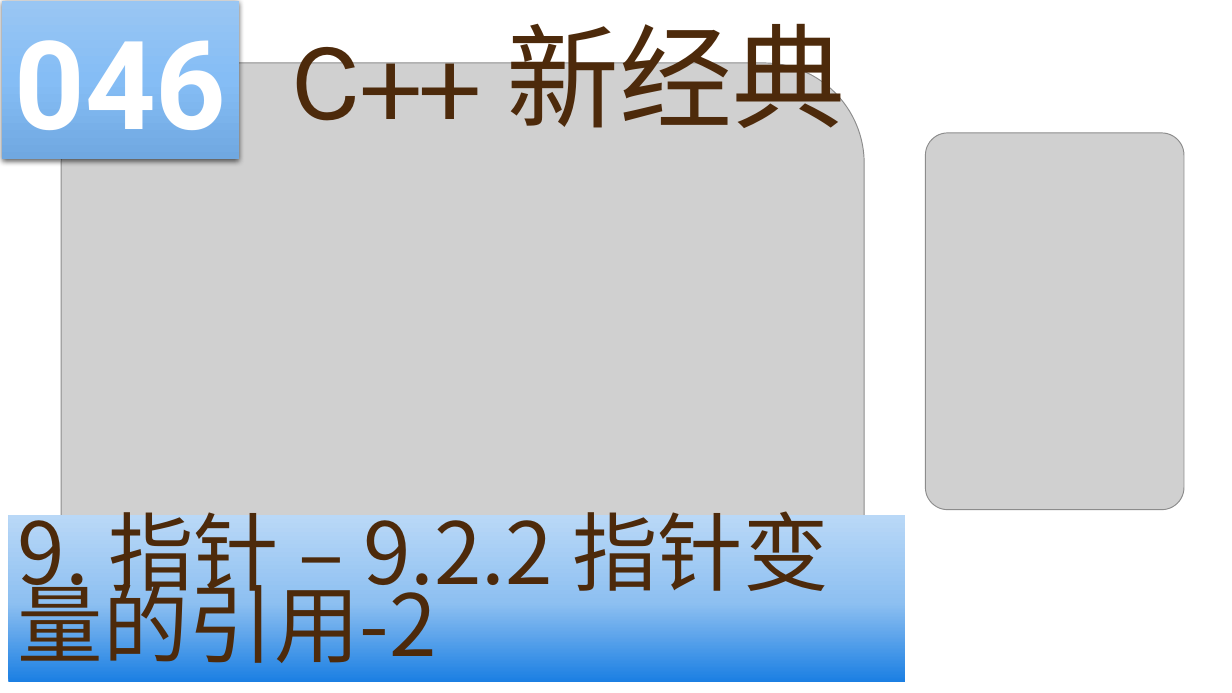
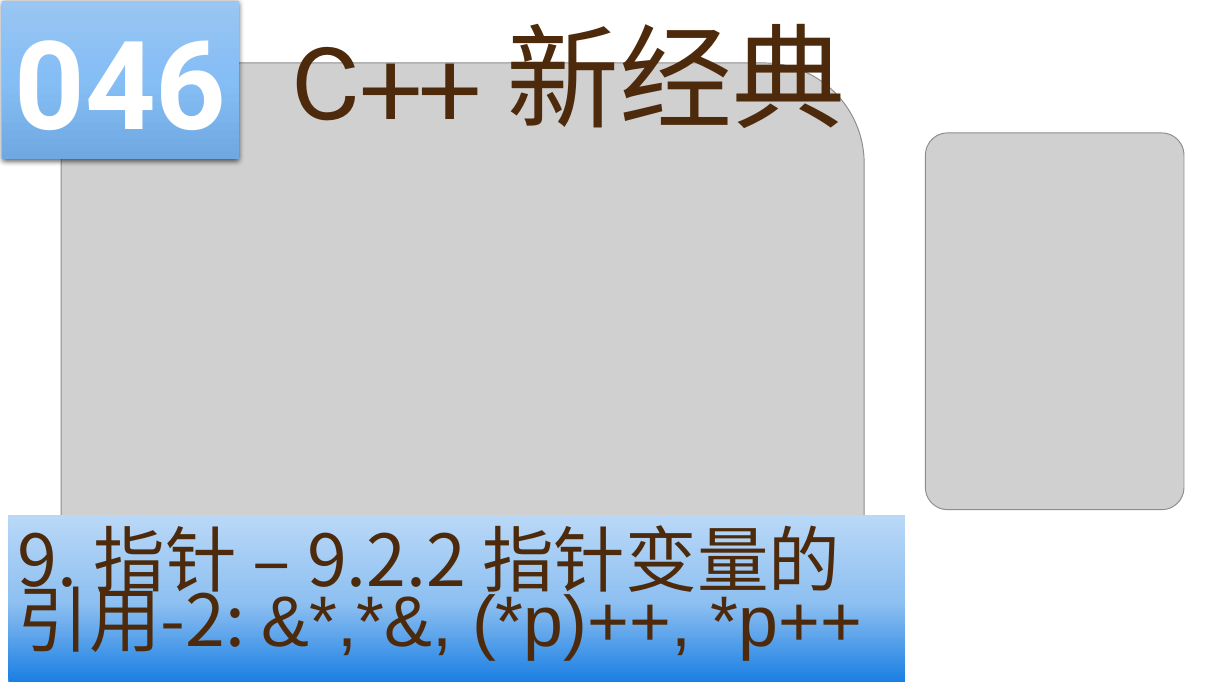
Before and after one commit to yasenstar/learn_cpp, a slide deck: slide 46 of cpp_new/C++ 新经典.pptx. Drawn at 1232x693 pixels with LibreOffice and Linux fonts; fonts in the diff are those of the drawing; grey boxes stand for pictures; background and template pictures are left out. Boxes give left, top, right and bottom in pixels: in the first picture for what was removed or moved away, otherwise in the second. Text is boxed around its words. In the diff, an @@ line names an element or a change of style, - is before the commit and + after.

```diff
--- a/cpp_new/C++ 新经典.pptx
+++ b/cpp_new/C++ 新经典.pptx
@@ text in rectangle at [18,514,862,665]: text changed; size 66.6 to 55.8 pt @@
-9. 指针 – 9.2.2 指针变量的引用-2
+9. 指针 – 9.2.2 指针变量的引用-2: &*,*&, (*p)++, *p++
```
Also in this commit, not shown: 23 other slides changed, 1 slide removed, 42 other files.
